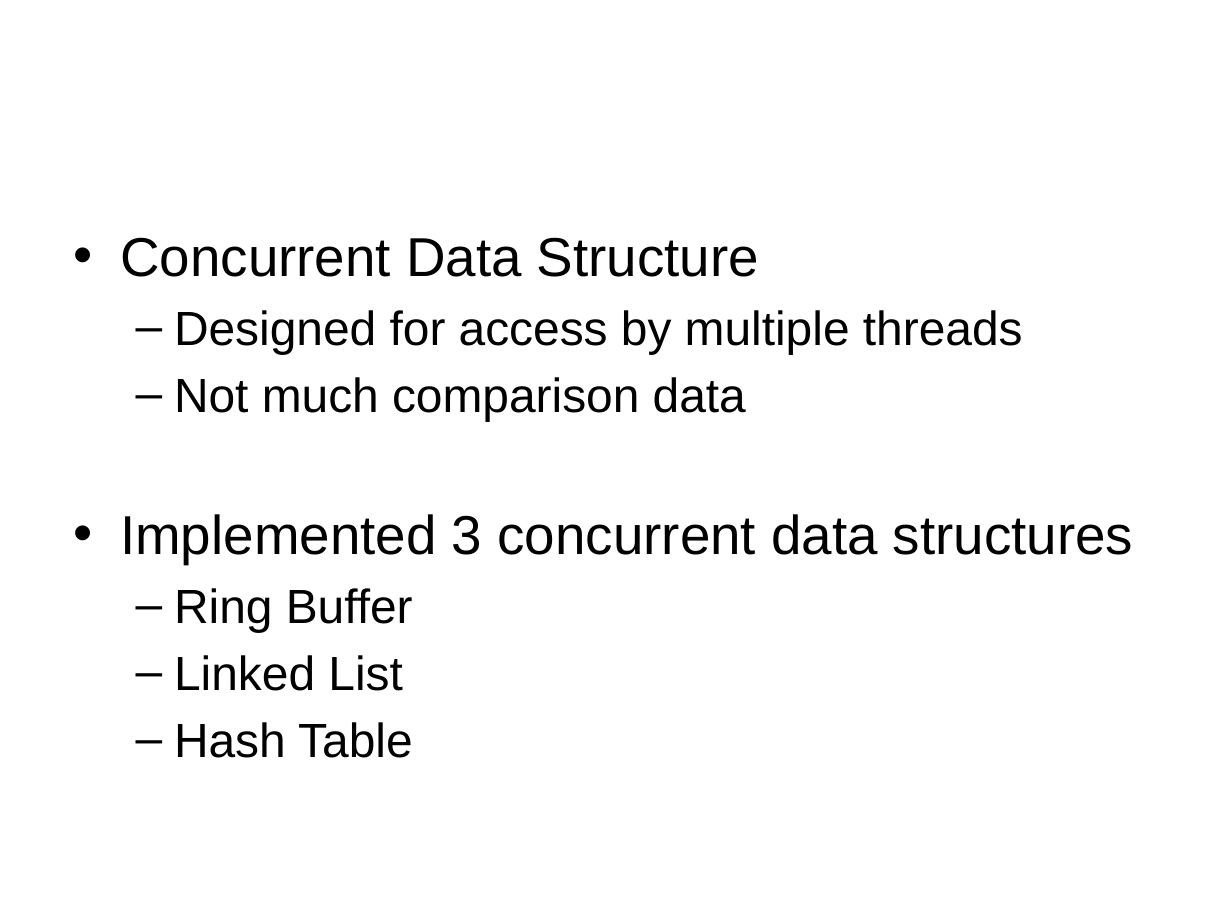
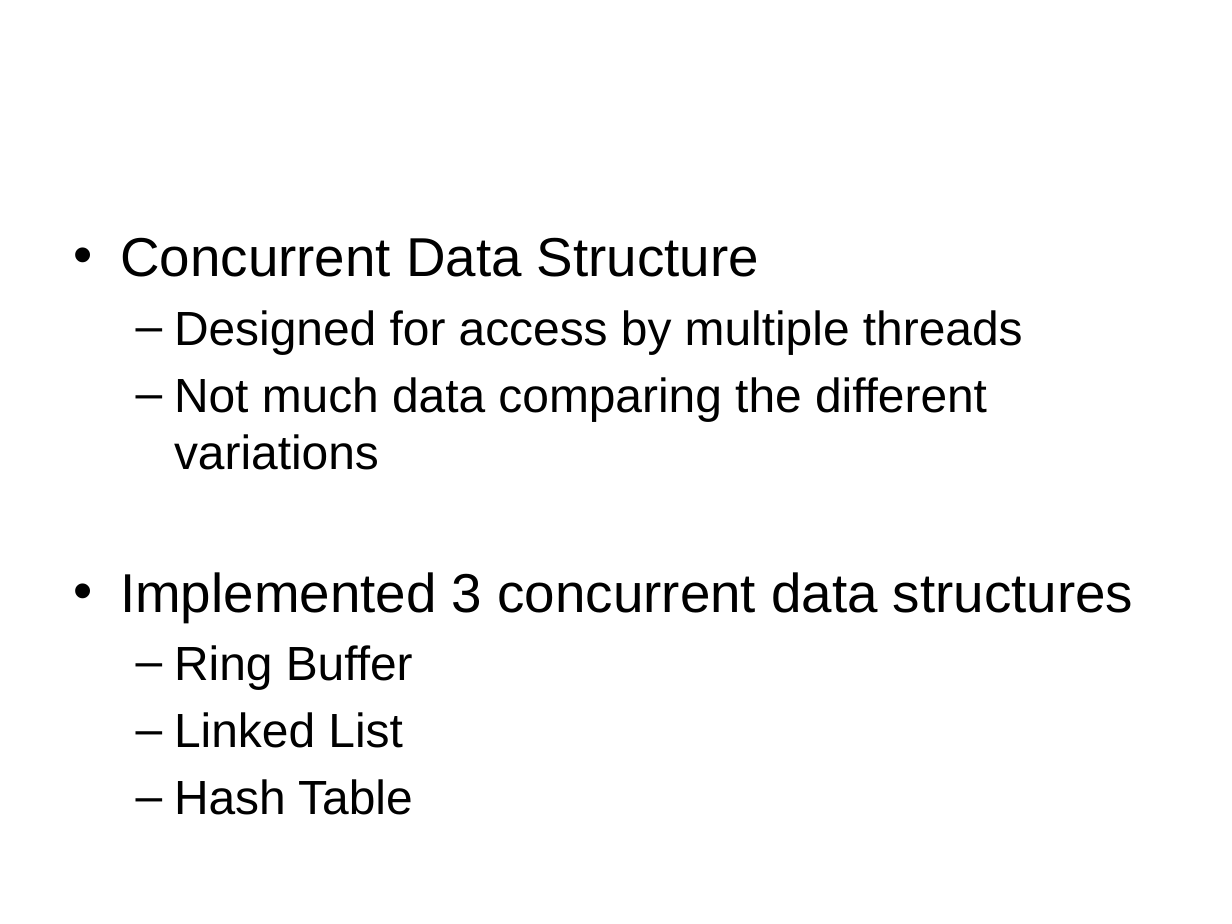
Before and after one commit to gibsonma/FYP, a slide deck: slide 2 of Report/FYP_Pitch.pptx. Drawn at 1232x924 pixels with LibreOffice and Linux fonts; fonts in the diff are those of the drawing; background and template pictures are left out. Boxes give left, top, right and bottom in pixels: in the first picture for what was removed or moved away, otherwise in the second. Text is boxed around its words. In the diff, an @@ line names an element or a change of style, - is before the commit and + after.

```diff
--- a/Report/FYP_Pitch.pptx
+++ b/Report/FYP_Pitch.pptx
@@ text at box(174, 377, 987, 470): text changed @@
-  – Not much comparison data
+  – Not much data comparing the different variations
```
Also in this commit, not shown: 1 slide added, 1 slide removed, 29 other files.
